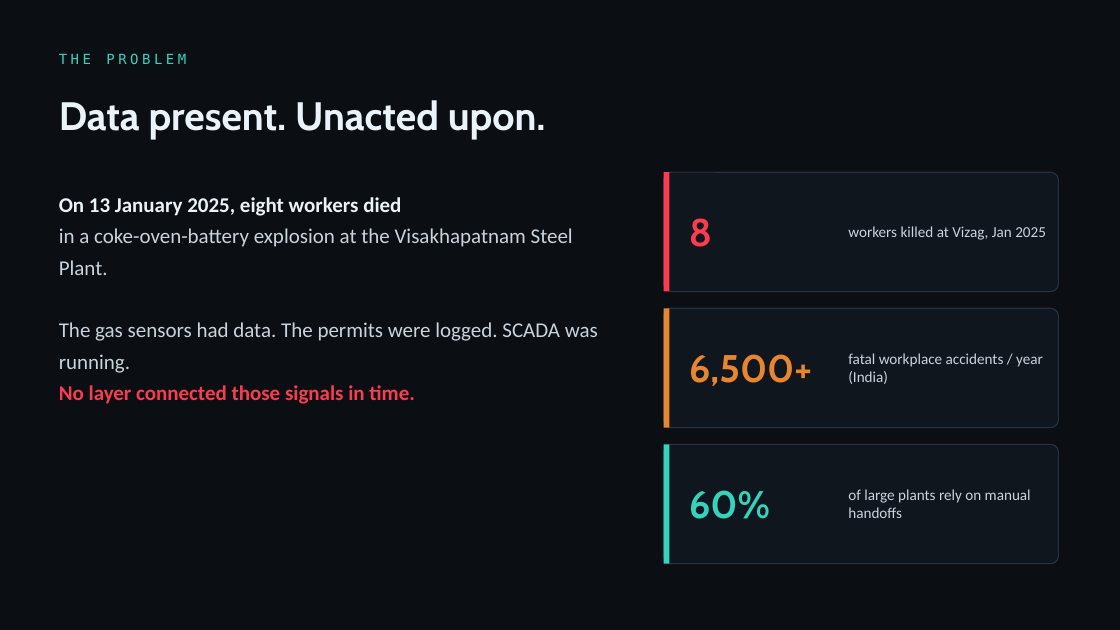
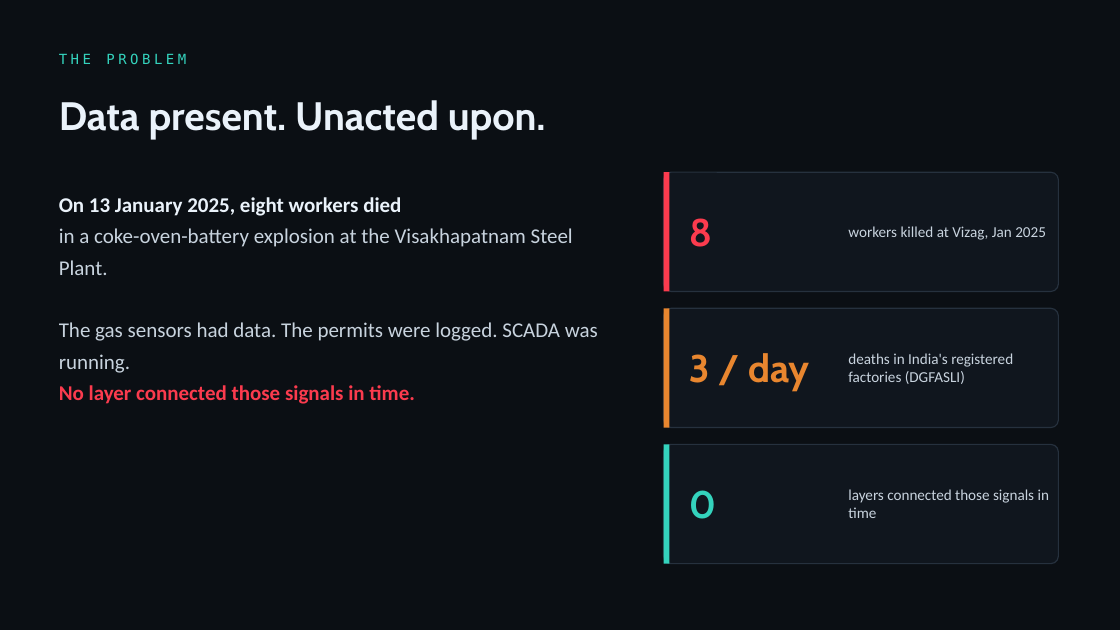
Before and after one commit to SaudSatopay/trinetra, a slide deck: slide 2 of docs/Trinetra_Deck.pptx. Drawn at 1120x630 pixels with LibreOffice and Linux fonts; fonts in the diff are those of the drawing. Boxes give left, top, right and bottom in pixels: in the first picture for what was removed or moved away, otherwise in the second. Text is boxed around its words. In the diff, an @@ line names an element or a change of style, - is before the commit and + after.

Commit message:
Correct overstated claims and stats across docs and deck
- Use the accurate factory-fatality figure (~3 deaths/day in registered
  factories, DGFASLI) instead of the mis-stated "6,500/year"; drop the
  unsourced "60% manual handoffs" stat
- Reconcile the projected-breach readout to the engine's actual ~36 min at
  the money-shot frame (was an inconsistent ~22)
- Describe the RAG layer as it is - in-memory cosine over the incident
  corpus with a lexical fallback - and remove the phantom ChromaDB references
- Frame the LangGraph layer as a 6-stage auditable reasoning graph of
  deterministic stages, not autonomous agents
- Scope the vision claim to person / zone-intrusion on a sample frame; PPE
  and a live camera feed are connectors
- Align the deck's secondary precedents to the live match ranking
  (hot-work 73%, confined-space 71%)
- Present the three lighter builds honestly as focused MVPs
- Trim the evacuation/funeral line to a single spoken beat; remove stale
  Neo4j env vars

```diff
--- a/docs/Trinetra_Deck.pptx
+++ b/docs/Trinetra_Deck.pptx
@@ text at [689,353,809,391]: text changed @@
-6,500+
+3 / day
@@ text at [848,353,1013,384]: text changed @@
-fatal workplace accidents / year (India)
+deaths in India's registered factories (DGFASLI)
@@ text at [689,490,716,519]: text changed @@
-60%
+0
@@ text at [848,489,1049,518]: text changed @@
-of large plants rely on manual handoffs
+layers connected those signals in time
```
Also in this commit, not shown: 5 other slides changed, 7 other files.
